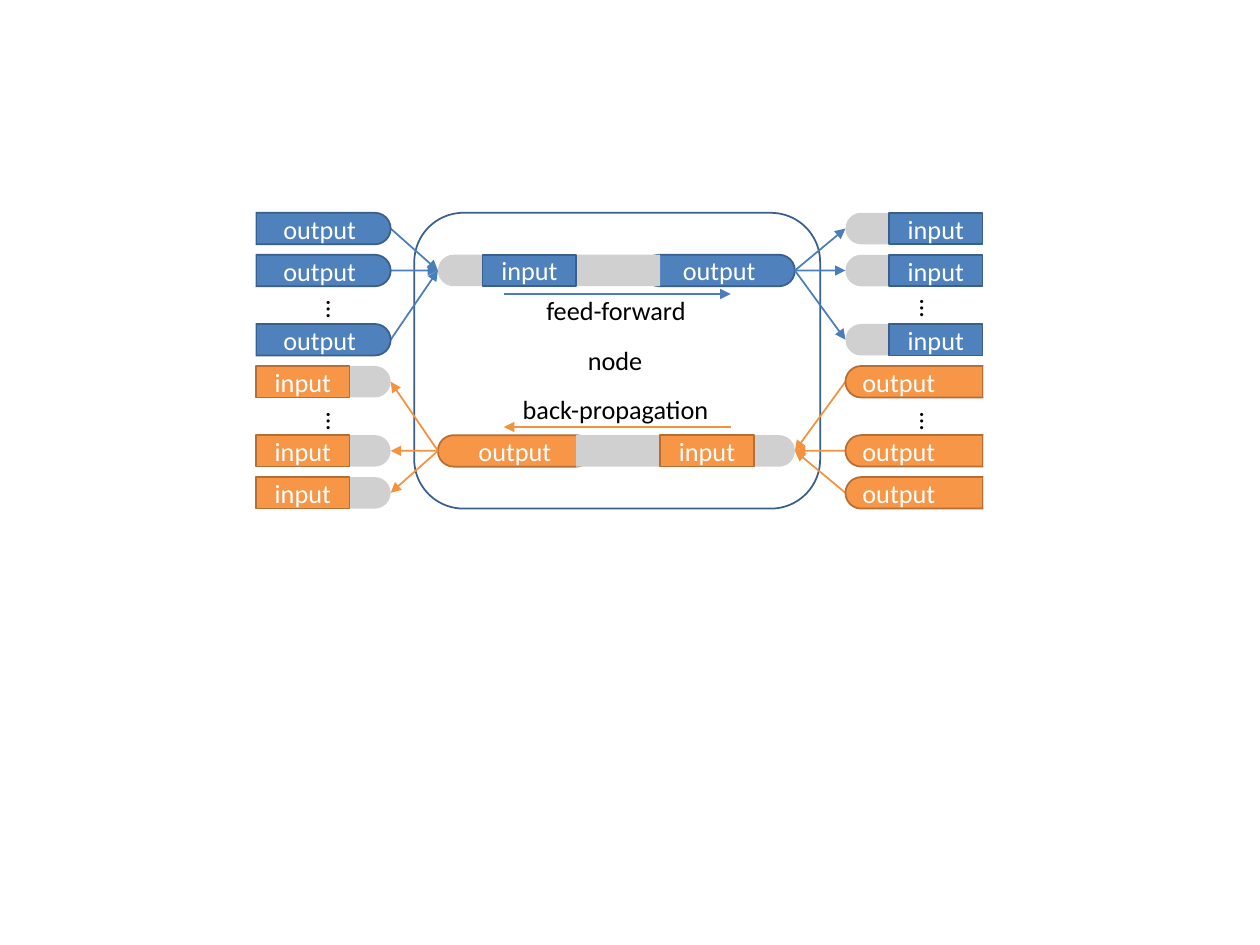
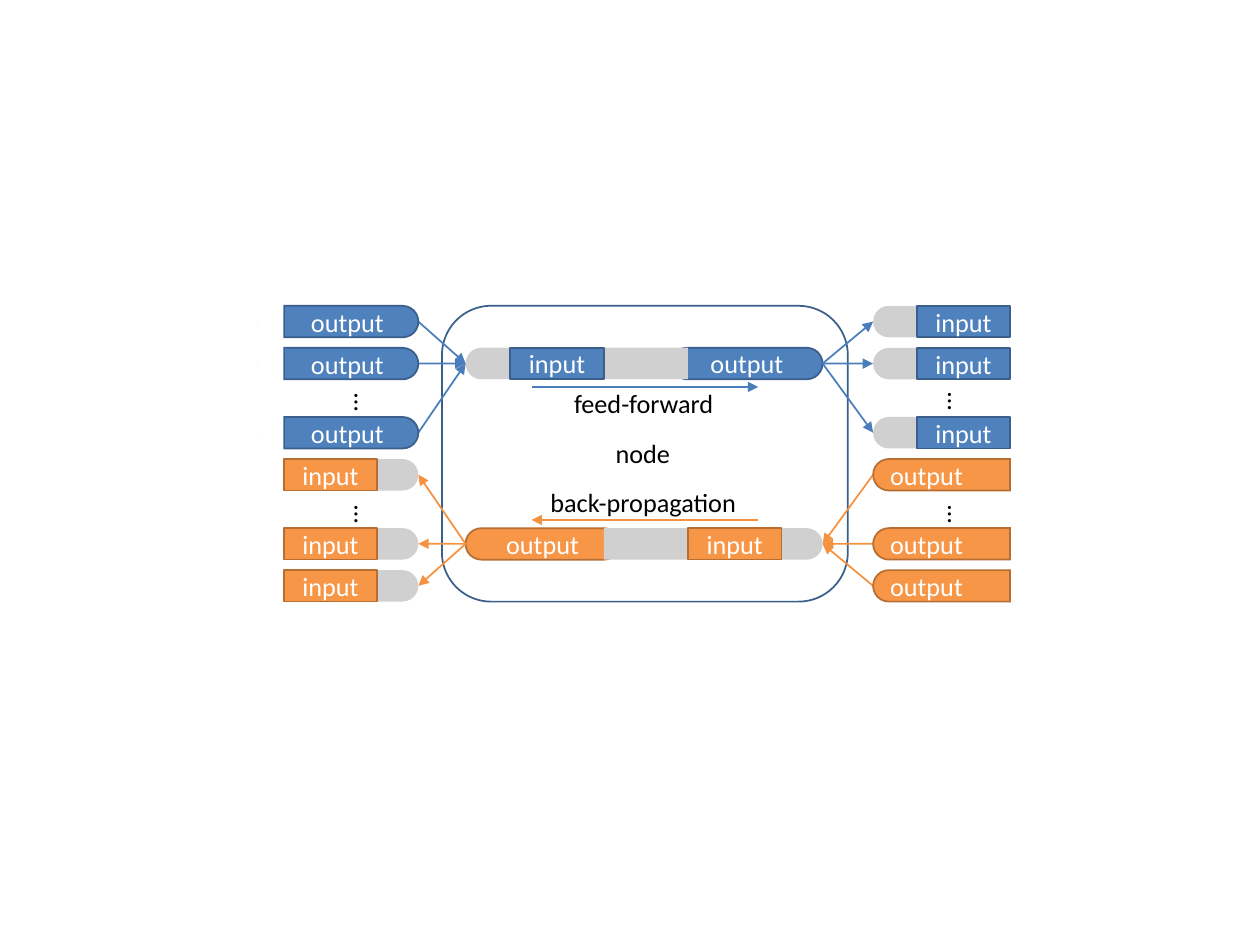
Before and after one commit to wenduow/BeefNet, a slide deck: slide 7 of trunk/pic/pic.pptx. Drawn at 1260x945 pixels with LibreOffice and Linux fonts; fonts in the diff are those of the drawing; grey boxes stand for pictures. Boxes give left, top, right and bottom in pixels: in the first picture for what was removed or moved away, otherwise in the second. Text is boxed around its words. In the diff, an @@ line names an element or a change of style, - is before the commit and + after.

```diff
--- a/trunk/pic/pic.pptx
+++ b/trunk/pic/pic.pptx
@@ 4 rectangles, 4 rounded rectangles, 4 arrows, 2 pictures: place and size @@
-4 rectangles, 4 rounded rectangles, 4 arrows, 2 pictures at [231,213,983,509]
+4 rectangles, 4 rounded rectangles, 4 arrows, 2 pictures at [258,306,1011,602]
@@ 7 pictures, 6 texts, 6 arrows, 6 lines, 5 rectangles, 4 rounded rectangles: place and size @@
-7 pictures, 6 texts, 6 arrows, 6 lines, 5 rectangles, 4 rounded rectangles at [229,200,1011,520]
+7 pictures, 6 texts, 6 arrows, 6 lines, 5 rectangles, 4 rounded rectangles at [257,294,1038,614]
@@ 2 arrows, 1 picture: place and size @@
-2 arrows, 1 picture at [333,271,438,509]
+2 arrows, 1 picture at [360,363,466,601]
@@ 2 arrows, 1 rounded rectangle, 1 text, 1 rectangle: place and size @@
-2 arrows, 1 rounded rectangle, 1 text, 1 rectangle at [256,271,1008,509]
+2 arrows, 1 rounded rectangle, 1 text, 1 rectangle at [284,363,1036,601]
```
Also in this commit, not shown: 1 other slide changed, 3 slides added, 2 slides removed, 16 other files.
